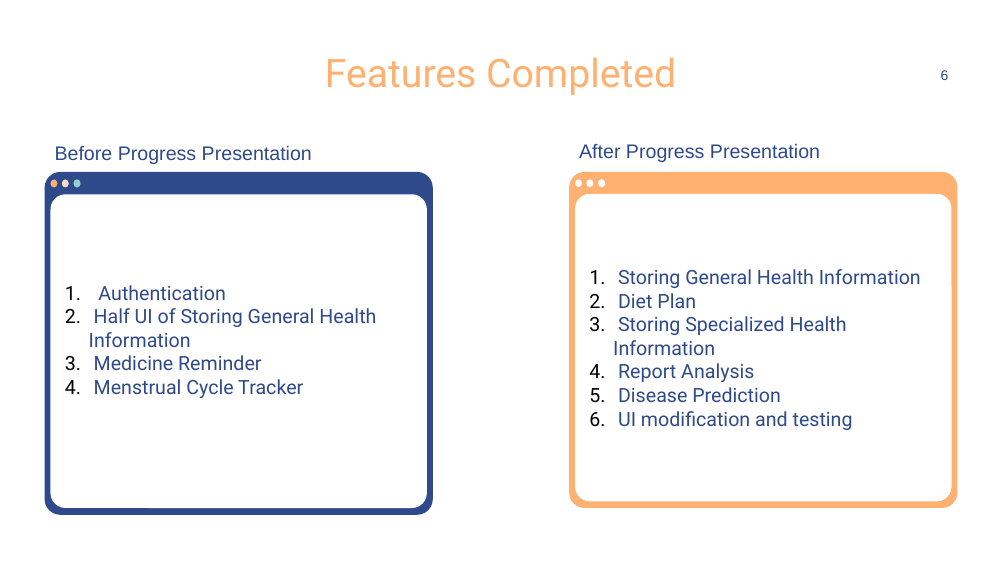
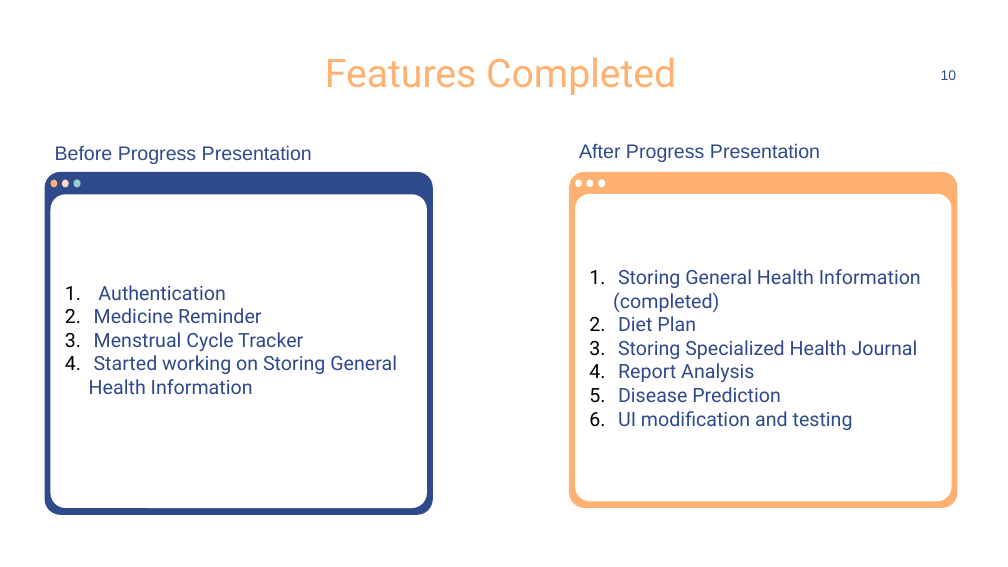
Before and after one commit to SabrinaSusmi/My-Health-Keeper, a slide deck: slide 10 of Final Presentation.pptx (slide 4 before the commit). Drawn at 1008x567 pixels with LibreOffice and Linux fonts; fonts in the diff are those of the drawing. Boxes give left, top, right and bottom in pixels: in the first picture for what was removed or moved away, otherwise in the second. Text is boxed around its words. In the diff, an @@ line names an element or a change of style, - is before the commit and + after.

```diff
--- a/Final Presentation.pptx
+++ b/Final Presentation.pptx
@@ text at box(941, 70, 957, 80): text changed @@
-6
+10
@@ text in rounded rectangle at box(613, 269, 921, 313): text changed @@
-1. Storing General Health Information
+1. Storing General Health Information (completed)
@@ text in rounded rectangle at box(89, 308, 376, 347): paragraph removed @@
-2. Half UI of Storing General Health Information
@@ text in rounded rectangle at box(89, 355, 397, 394): paragraph added @@
+4. Started working on Storing General Health Information
@@ text in rounded rectangle at box(618, 340, 918, 359): text changed @@
-3. Storing Specialized Health Information
+3. Storing Specialized Health Journal
```
Also in this commit, not shown: 3 other slides changed, 5 slides added.
